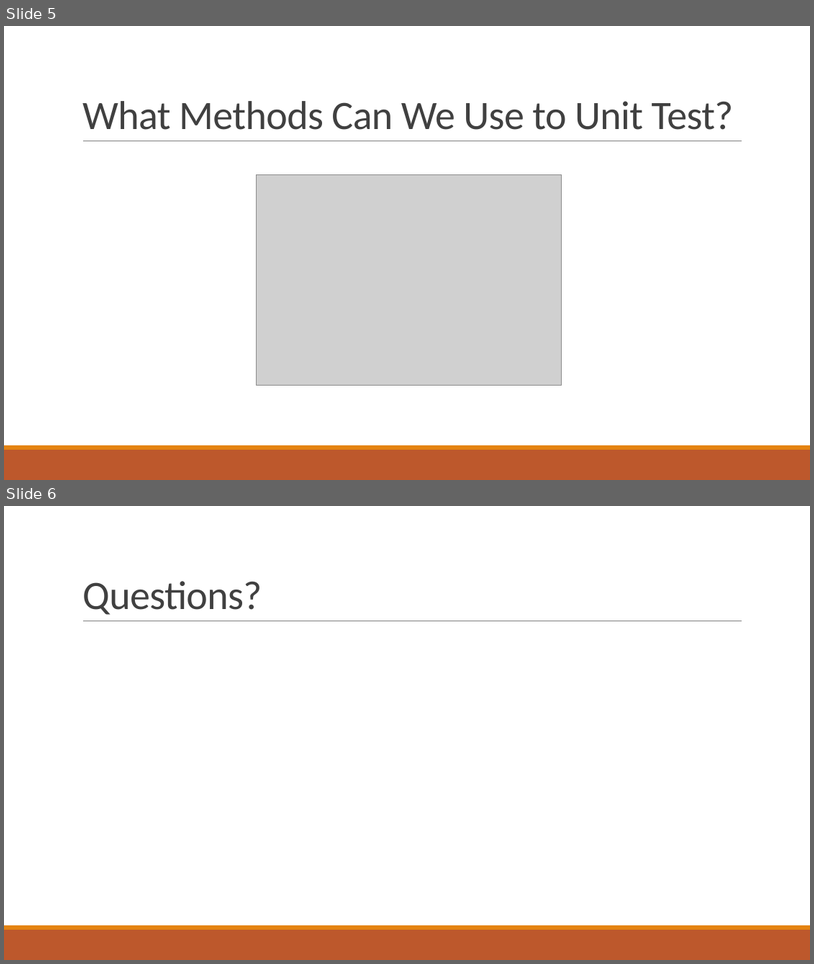
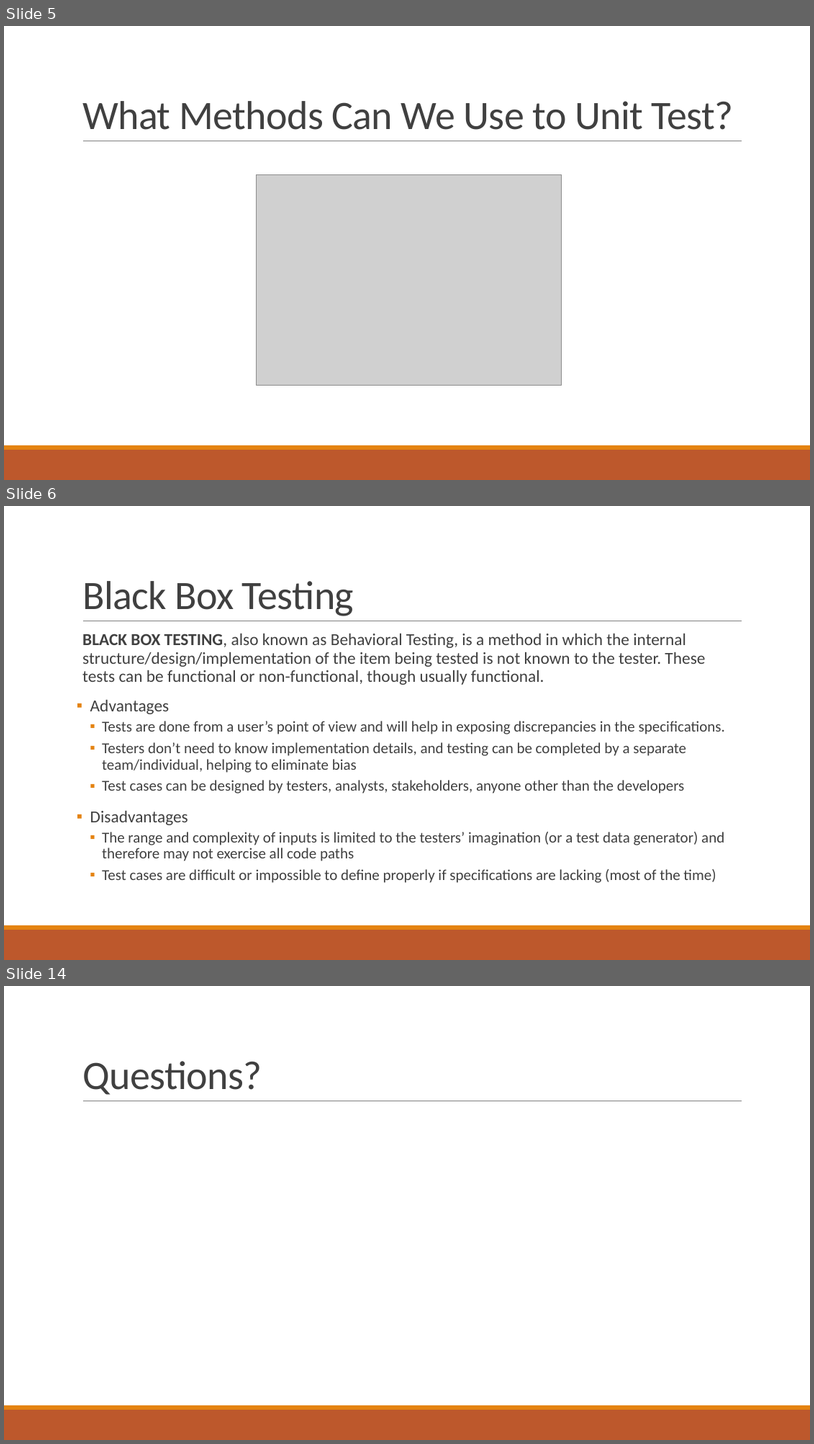
Before and after one commit to qccoders/presentations, a slide deck: QC Coders - All About Unit Testing.pptx. Shown one above the other, each under a label of ours: slides 5 and 6 before the commit, slides 5, 6 and 14 after it; the slides between them are not shown. The pictures are 814x964 and 814x1444 pixels, drawn with LibreOffice and Linux fonts; fonts in the diff are those of the drawing; grey boxes stand for pictures. Boxes give left, top, right and bottom in pixels: in the first picture for what was removed or moved away, otherwise in the second. Text is boxed around its words. In the diff, an @@ line names an element or a change of style, - is before the commit and + after.

Commit message:
mostly finish unit test deck

```diff
--- a/QC Coders - All About Unit Testing.pptx
+++ b/QC Coders - All About Unit Testing.pptx
@@ slide 6 added at (4,506,810,960), background #FFFFFF; not listed: 3 template elements that a slide beside it also shows @@
@@ title added at (82,581,354,616), 48 pt, text #404040 @@
+Black Box Testing
@@ text added at (82,633,725,883), 18 pt, text #404040 @@
+  BLACK BOX TESTING, also known as Behavioral Testing, is a method in which the internal structure/design/implementation of the item being tested is not known to the tester. These tests can be functional or non-functional, though usually functional.
+▪ Advantages
+  ▪ Tests are done from a user’s point of view and will help in exposing discrepancies in the specifications.
+  ▪ Testers don’t need to know implementation details, and testing can be completed by a separate team/individual, helping to eliminate bias
+  ▪ Test cases can be designed by testers, analysts, stakeholders, anyone other than the developers
+▪ Disadvantages
+  ▪ The range and complexity of inputs is limited to the testers’ imagination (or a test data generator) and therefore may not exercise all code paths
+  ▪ Test cases are difficult or impossible to define properly if specifications are lacking (most of the time)
@@ what was slide 6 is now slide 14 @@
```
Also in this commit, not shown: 7 other slides added.
